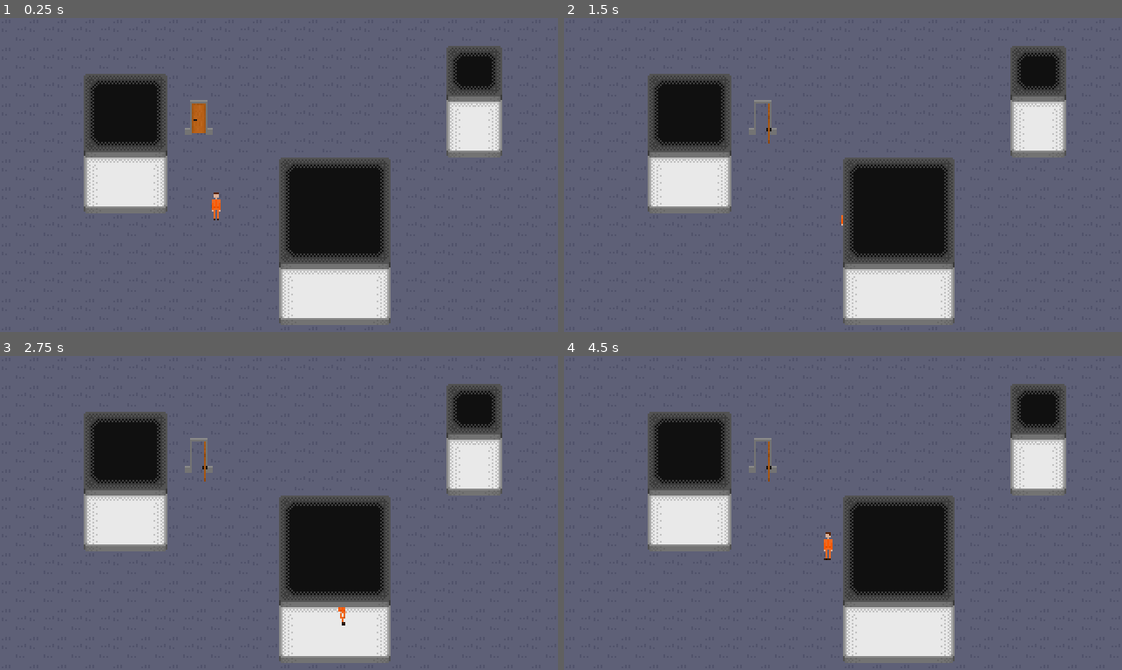
Above: before the commit, frames 1-4 (two rows, left to right).
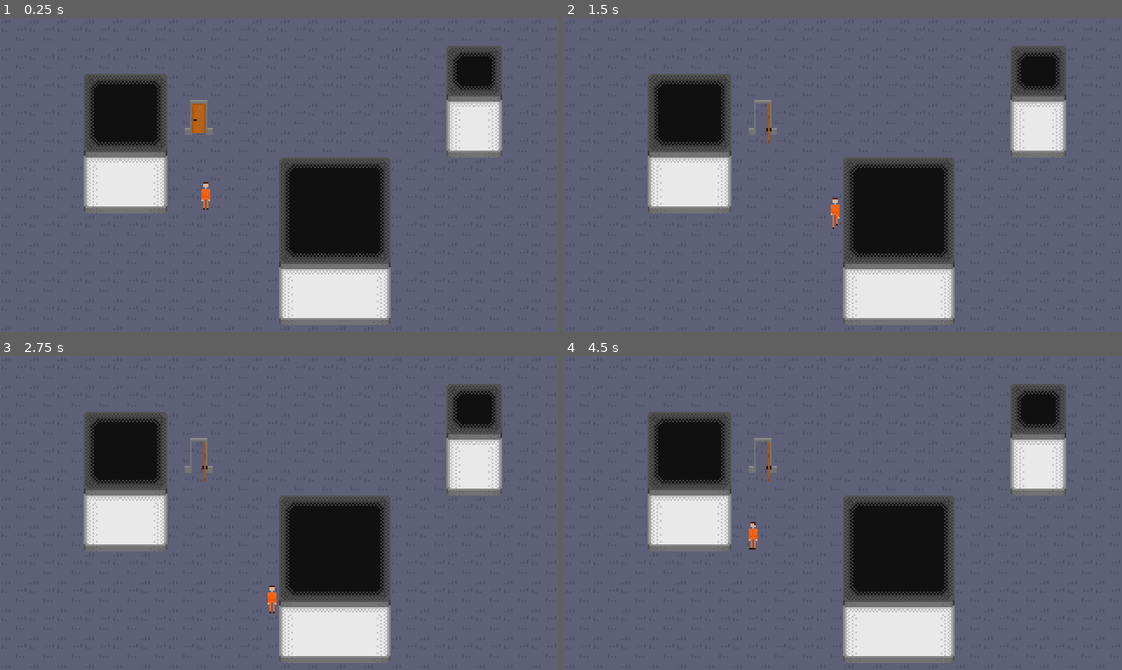
Above: after the commit, the same moments.

Repository: SunixDalsmith/JogoOFC-4.0
Game: Godot game, scene res://Mundo 1.tscn
Two runs of this game, one before a commit and one after it. Both use one fixed random seed, a clock stepped at 60 frames per second and the inputs below.
Inputs:
- Up to frame 1 (0.25 s): no input
- Up to frame 2 (1.5 s): tap Enter at 0.5 s; hold Right (ui_right) 0.53-1.28 s; tap E (Door) at 0.6, 1.35 s; hold Down (ui_down) from 1.28 s (still down)
- Up to frame 3 (2.75 s): release Down (ui_down) at 2.03 s; hold Right (ui_right) from 2.03 s (still down); tap E (Door) at 2.1 s
- Up to frame 4 (4.5 s): release Right (ui_right) at 2.78 s; hold Up (ui_up) 2.78-3.53 s; tap E (Door) at 2.85, 3.6, 4.35 s; hold Left (ui_left) from 3.53 s (still down)

The runs differ from the first frame. In frame 1, 0.2% of the frame differs, in the area x 36-40%, y 52-65%; in frame 2, 0.1%; in frame 3, 0.1%; in frame 4, 0.2%, in the area x 33-49%, y 52-65%.

Commit message:
colisao parede

Diff:
--- a/Jogo na Godot/Jogador/jogador.tscn
+++ b/Jogo na Godot/Jogador/jogador.tscn
@@ -101,6 +101,9 @@
 "walk_up": SubResource("Animation_g3q6f")
 }
 
+[sub_resource type="RectangleShape2D" id="RectangleShape2D_6o1vb"]
+size = Vector2(8, 9)
+
 [node name="Player" type="CharacterBody2D"]
 z_index = 1
 y_sort_enabled = true
@@ -121,3 +124,7 @@
 libraries = {
 "": SubResource("AnimationLibrary_btk7a")
 }
+
+[node name="CollisionShapePlayer" type="CollisionShape2D" parent="."]
+position = Vector2(-446, -199.5)
+shape = SubResource("RectangleShape2D_6o1vb")
--- a/Jogo na Godot/Mundo 1.tscn
+++ b/Jogo na Godot/Mundo 1.tscn
@@ -38,33 +38,70 @@
 texture = ExtResource("2_35x1y")
 0:0/0 = 0
 0:0/0/z_index = 1
+0:0/0/physics_layer_0/linear_velocity = Vector2(0, 0)
+0:0/0/physics_layer_0/angular_velocity = 0.0
 1:0/0 = 0
 1:0/0/z_index = 1
+1:0/0/physics_layer_0/linear_velocity = Vector2(0, 0)
+1:0/0/physics_layer_0/angular_velocity = 0.0
 2:0/0 = 0
 2:0/0/z_index = 1
+2:0/0/physics_layer_0/linear_velocity = Vector2(0, 0)
+2:0/0/physics_layer_0/angular_velocity = 0.0
 0:1/0 = 0
 0:1/0/z_index = 1
+0:1/0/physics_layer_0/linear_velocity = Vector2(0, 0)
+0:1/0/physics_layer_0/angular_velocity = 0.0
 1:1/0 = 0
 1:1/0/z_index = 1
+1:1/0/physics_layer_0/linear_velocity = Vector2(0, 0)
+1:1/0/physics_layer_0/angular_velocity = 0.0
 2:1/0 = 0
 2:1/0/z_index = 1
+2:1/0/physics_layer_0/linear_velocity = Vector2(0, 0)
+2:1/0/physics_layer_0/angular_velocity = 0.0
 0:2/0 = 0
 0:2/0/z_index = 1
+0:2/0/physics_layer_0/linear_velocity = Vector2(0, 0)
+0:2/0/physics_layer_0/angular_velocity = 0.0
 1:2/0 = 0
 1:2/0/z_index = 1
+1:2/0/physics_layer_0/linear_velocity = Vector2(0, 0)
+1:2/0/physics_layer_0/angular_velocity = 0.0
 2:2/0 = 0
 2:2/0/z_index = 1
+2:2/0/physics_layer_0/linear_velocity = Vector2(0, 0)
+2:2/0/physics_layer_0/angular_velocity = 0.0
 0:3/0 = 0
+0:3/0/physics_layer_0/linear_velocity = Vector2(0, 0)
+0:3/0/physics_layer_0/angular_velocity = 0.0
+0:3/0/physics_layer_0/polygon_0/points = PackedVector2Array(-8, -8, -8, 8, 8, 8, 8, -8)
 1:3/0 = 0
+1:3/0/physics_layer_0/linear_velocity = Vector2(0, 0)
+1:3/0/physics_layer_0/angular_velocity = 0.0
+1:3/0/physics_layer_0/polygon_0/points = PackedVector2Array(-8, -8, -8, 8, 8, 8, 8, -8)
 2:3/0 = 0
+2:3/0/physics_layer_0/linear_velocity = Vector2(0, 0)
+2:3/0/physics_layer_0/angular_velocity = 0.0
+2:3/0/physics_layer_0/polygon_0/points = PackedVector2Array(-8, -8, -8, 8, 8, 8, 8, -8)
 0:4/0 = 0
 0:4/0/y_sort_origin = 7
+0:4/0/physics_layer_0/linear_velocity = Vector2(0, 0)
+0:4/0/physics_layer_0/angular_velocity = 0.0
+0:4/0/physics_layer_0/polygon_0/points = PackedVector2Array(-8, -8, -8, 8, 8, 8, 8, -8)
 1:4/0 = 0
 1:4/0/y_sort_origin = 7
+1:4/0/physics_layer_0/linear_velocity = Vector2(0, 0)
+1:4/0/physics_layer_0/angular_velocity = 0.0
+1:4/0/physics_layer_0/polygon_0/points = PackedVector2Array(-8, -8, -8, 8, 8, 8, 8, -8)
 2:4/0 = 0
 2:4/0/y_sort_origin = 7
+2:4/0/physics_layer_0/linear_velocity = Vector2(0, 0)
+2:4/0/physics_layer_0/angular_velocity = 0.0
+2:4/0/physics_layer_0/polygon_0/points = PackedVector2Array(-8, -8, -8, 8, 8, 8, 8, -8)
 
 [sub_resource type="TileSet" id="TileSet_v5pyb"]
+physics_layer_0/collision_layer = 1
 sources/0 = SubResource("TileSetAtlasSource_w6e0d")
 
 [sub_resource type="GDScript" id="GDScript_4c4fe"]
@@ -85,6 +122,21 @@
 	_update()
 	pass
 "
+
+[sub_resource type="Animation" id="Animation_iq8sa"]
+resource_name = "Close_Door"
+tracks/0/type = "value"
+tracks/0/imported = false
+tracks/0/enabled = true
+tracks/0/path = NodePath("Sprite2D:frame_coords")
+tracks/0/interp = 1
+tracks/0/loop_wrap = true
+tracks/0/keys = {
+"times": PackedFloat32Array(0, 0.2, 0.4),
+"transitions": PackedFloat32Array(1, 1, 1),
+"update": 1,
+"values": [Vector2i(2, 0), Vector2i(1, 0), Vector2i(0, 0)]
+}
 
 [sub_resource type="Animation" id="Animation_683xh"]
 resource_name = "Open_Door"
@@ -116,21 +168,6 @@
 "values": [Vector2i(0, 0)]
 }
 
-[sub_resource type="Animation" id="Animation_iq8sa"]
-resource_name = "Close_Door"
-tracks/0/type = "value"
-tracks/0/imported = false
-tracks/0/enabled = true
-tracks/0/path = NodePath("Sprite2D:frame_coords")
-tracks/0/interp = 1
-tracks/0/loop_wrap = true
-tracks/0/keys = {
-"times": PackedFloat32Array(0, 0.2, 0.4),
-"transitions": PackedFloat32Array(1, 1, 1),
-"update": 1,
-"values": [Vector2i(2, 0), Vector2i(1, 0), Vector2i(0, 0)]
-}
-
 [sub_resource type="AnimationLibrary" id="AnimationLibrary_ll675"]
 _data = {
 "Close_Door": SubResource("Animation_iq8sa"),
@@ -158,7 +195,7 @@
 layer_0/tile_data = PackedInt32Array(589834, 0, 3, 655370, 0, 4, 589835, 65536, 3, 655371, 65536, 4, 589836, 65536, 3,  …(716 unchanged characters)…
 
 [node name="Player" parent="." instance=ExtResource("1_x5g5e")]
-position = Vector2(570, 312)
+position = Vector2(564, 306)
 
 [node name="Door" type="TileMap" parent="."]
 texture_filter = 1
--- a/Jogo na Godot/project.godot
+++ b/Jogo na Godot/project.godot
@@ -66,3 +66,4 @@
 [rendering]
 
 textures/canvas_textures/default_texture_filter=0
+renderer/rendering_method="gl_compatibility"
Not shown: 1 places in Jogo na Godot/Jogador/jogador.tscn that only renumber resources
